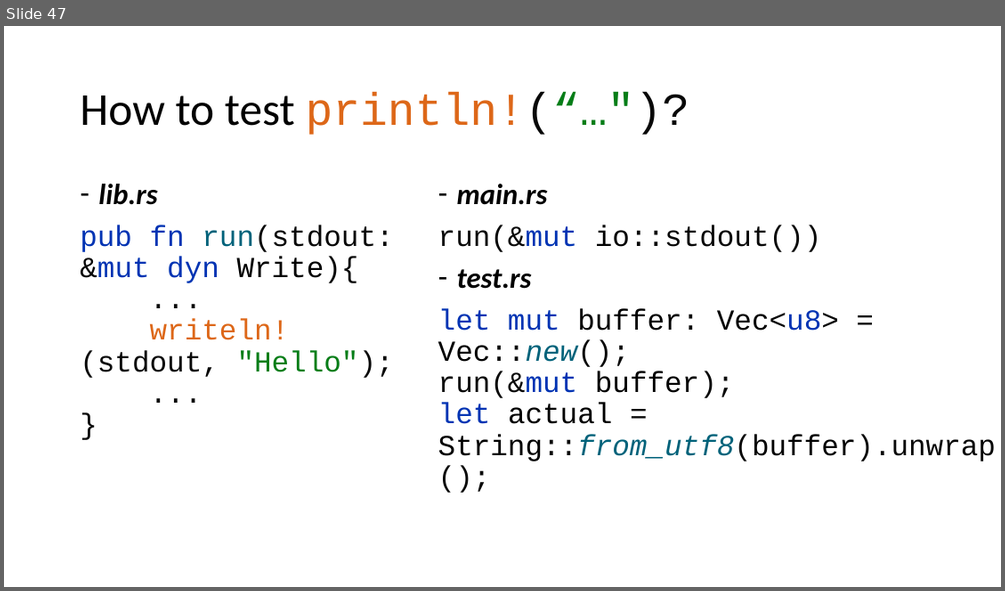
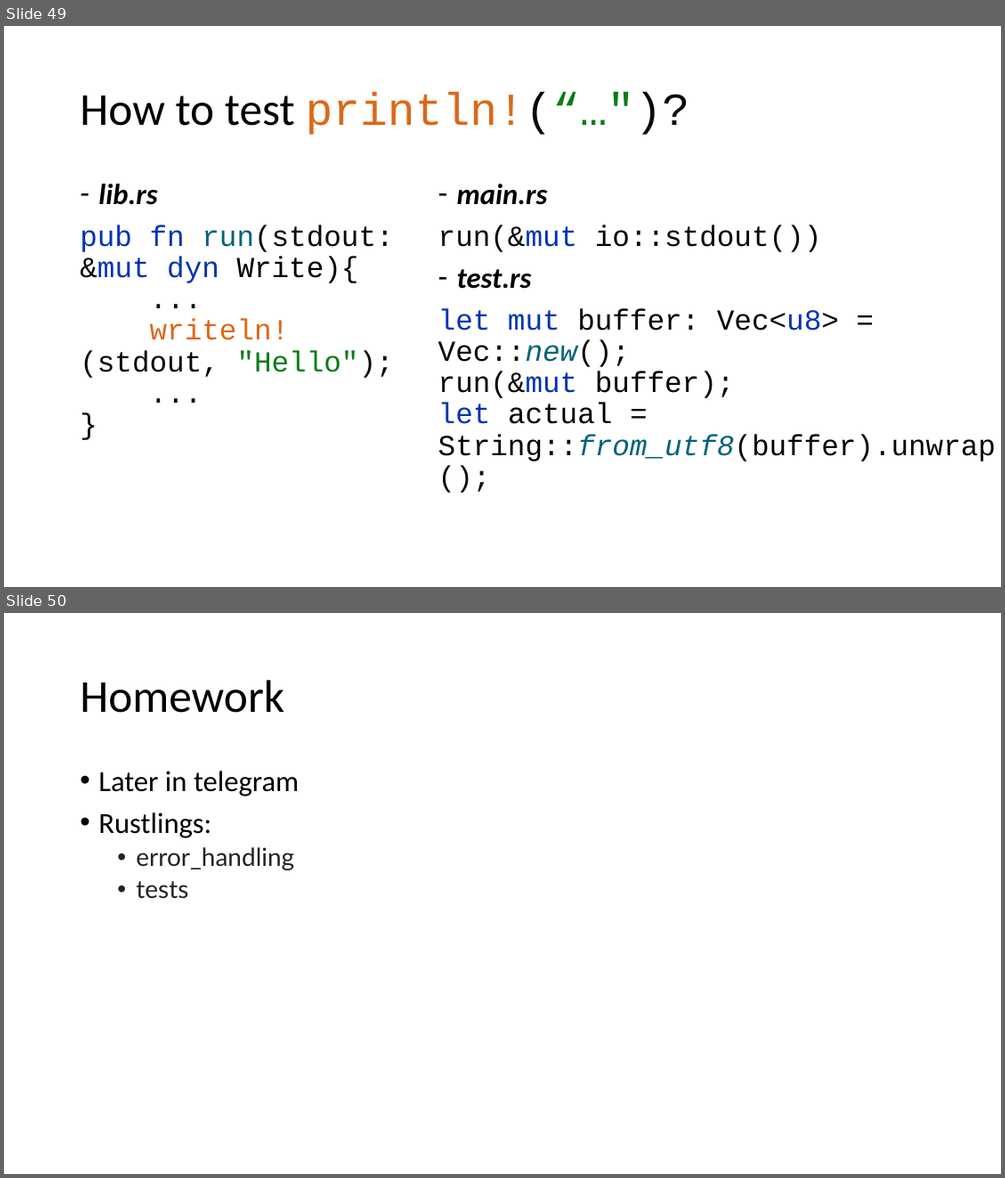
Before and after one commit to kugushev/course-rust-basics, a slide deck: src/10-Advanced/10-Advanced.pptx. Shown one above the other, each under a label of ours: slide 47 before the commit, slides 49 and 50 after it. The pictures are 1005x591 and 1005x1178 pixels, drawn with LibreOffice and Linux fonts; fonts in the diff are those of the drawing. Boxes give left, top, right and bottom in pixels: in the first picture for what was removed or moved away, otherwise in the second. Text is boxed around its words. In the diff, an @@ line names an element or a change of style, - is before the commit and + after.

```diff
--- a/src/10-Advanced/10-Advanced.pptx
+++ b/src/10-Advanced/10-Advanced.pptx
@@ slide 50 added at (4,613,1001,1174), background #FFFFFF @@
@@ title added at (80,680,284,713), 44 pt, text #000000 @@
+Homework
@@ text added at (98,771,299,899), 28 pt, text #000000 @@
+• Later in telegram
+• Rustlings:
+  • error_handling
+  • tests
@@ what was slide 47 is now slide 49 @@
```
Also in this commit, not shown: 2 other slides added, 1 slide removed, 1 other file.
